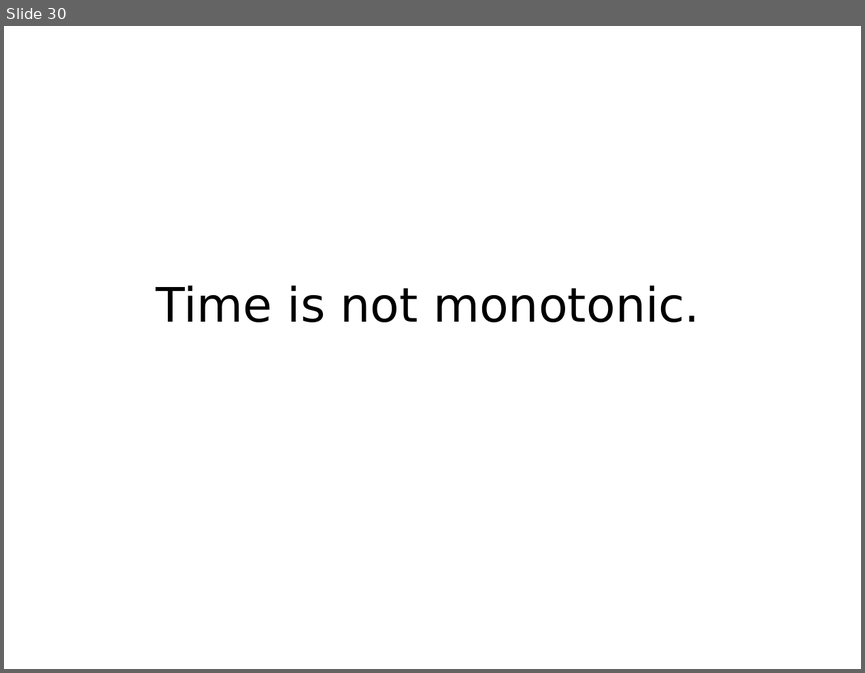
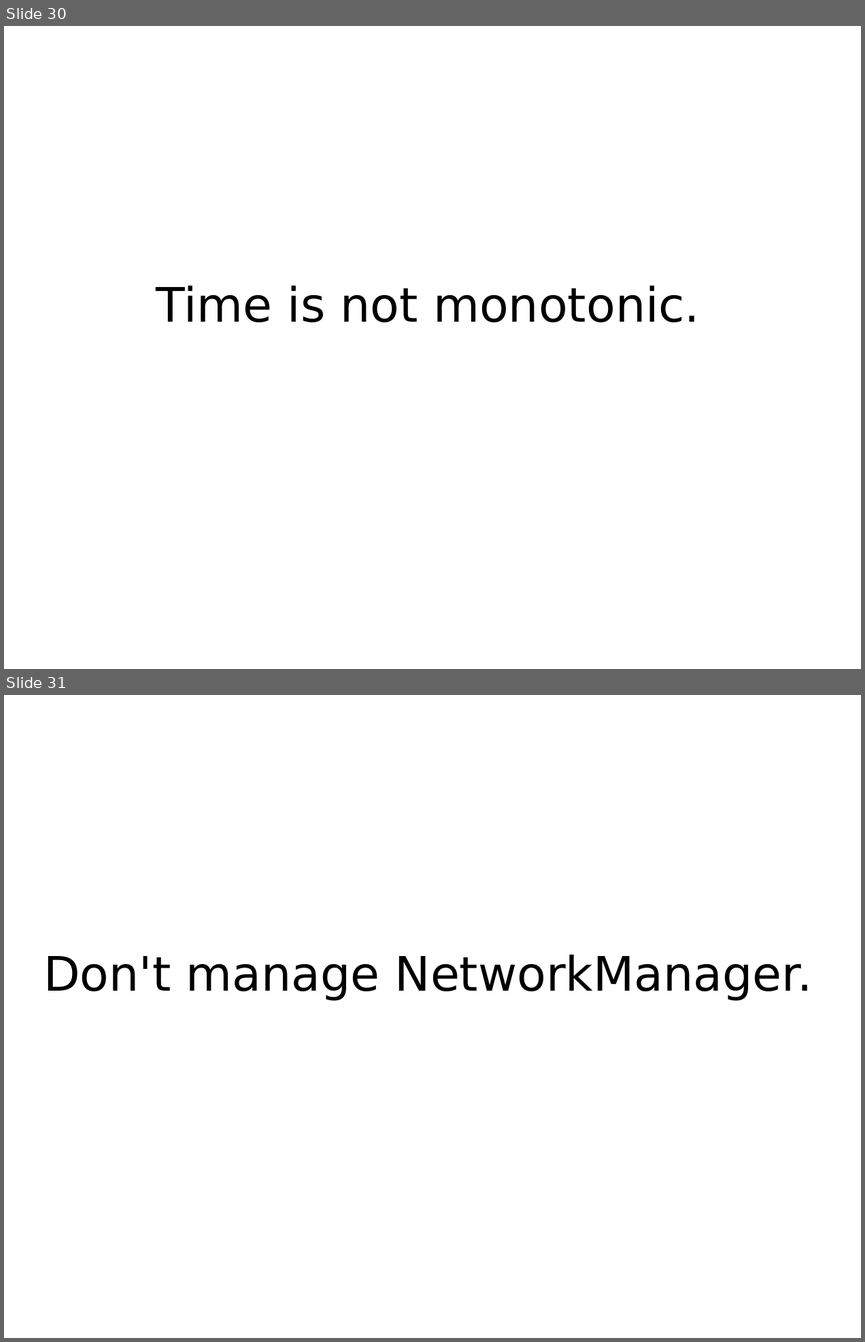
Before and after one commit to mkohler/embedded_python_presentation, a slide deck: embedded_python.odp. Shown one above the other, each under a label of ours: slide 30 before the commit, slides 30 and 31 after it. The pictures are 865x673 and 865x1342 pixels, drawn with LibreOffice and Linux fonts; fonts in the diff are those of the drawing. Boxes give left, top, right and bottom in pixels: in the first picture for what was removed or moved away, otherwise in the second. Text is boxed around its words. In the diff, an @@ line names an element or a change of style, - is before the commit and + after.

```diff
--- a/embedded_python.odp
+++ b/embedded_python.odp
@@ slide 31 added at [4,695,861,1338], background #FFFFFF @@
@@ title added at [43,955,812,1000], 44 pt, text #000000 @@
+Don't manage NetworkManager.
```
Also in this commit, not shown: 3 other slides added.
